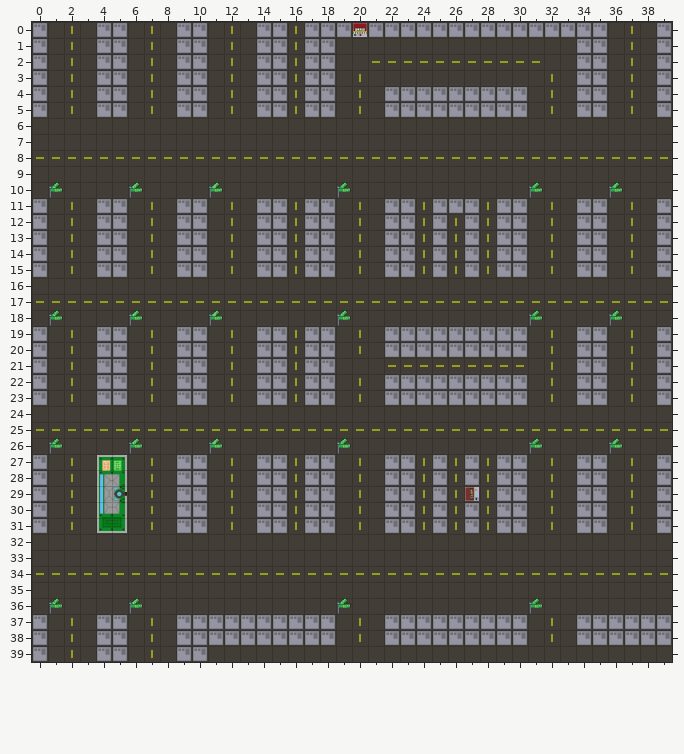
Tiled map: assets/tilemaps/pravdamaps1.tmx. That is the earlier state.
Cells are 64x64 px. Shown: x 0..39, y 0..39.
Now the later version:
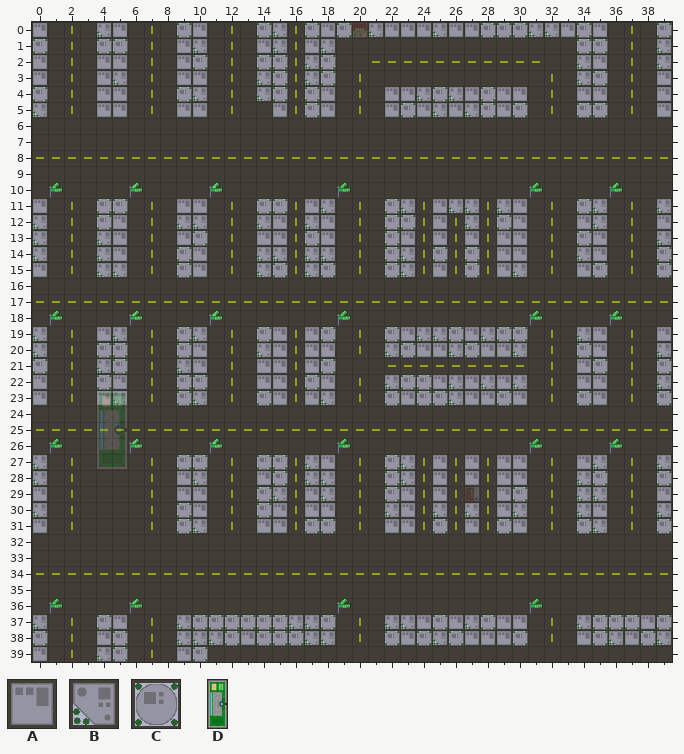
Key: from "Building": A 0, B 1, C 2; from "Mansion": D 0.
_ is an empty cell.
Tiles replaced or removed in this view: A, D.
What changed:
Changed rows in their new state; . is an unchanged cell.
layer "PizzaLayer" opacity 100% -> 27%
Layer "Buildings":
first column x 0:
 0 ....B....C....CB.C.C.B...B..CCCBB.C....C
 1 C...CC....B....B..B...............CC...B
 2 ..........C...CC.BC...............B....B
 3 .....B........BC.BC...............BC....
 4 C........CB...BC.C......BCB.C...........
 5 B............._..C.....C.B.BC.C...CC....
first column x 0:
11 ....CC........CC..B...CB..BB.B....CB...B
12 B...C....BB...B..B....CC...B.C.....B....
13 B...B.....C......C....C...........C....B
14 B...B....C....BB.BB...CB.C.C......B....C
15 ....BB...C....BC.BC...CB...C..B....C...C
first column x 0:
19 B....B...CB...C...C...C.BBC.BCC...B.....
20 B...CC...C....B.......BC..BC..B...C....B
21 C...BC...B........C................C...C
22 ....C....CC......C....BCC.B.B.B........B
23 .....B...CB...C...B...C.CCB..C....C....C
first column x 0:
27 B...__...CC...CC.B....CB...........B...B
28 B...__....B....C.BB...CB..........BC...C
29 ....__........CB..B...C...._..C...BB....
30 B...__...C....C.......B..B.B..B...B....B
31 ....__...CB......CC......C...C....CB...C
first column x 0:
37 B...C....BCCCCCCBBC...BB.C.BC.....BCCC.C
38 C....C...BBBC.CCCBB...C.CBC...C....CB.CB
39 ....BC....C.............................
Layer "PizzaLayer":
first column x 4:
27 D
first column x 4:
31 _
